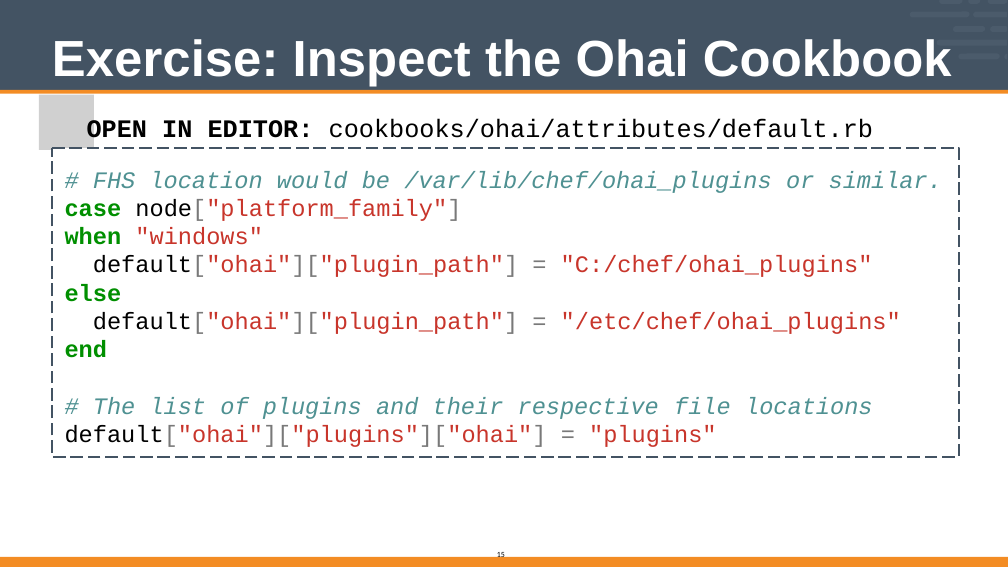
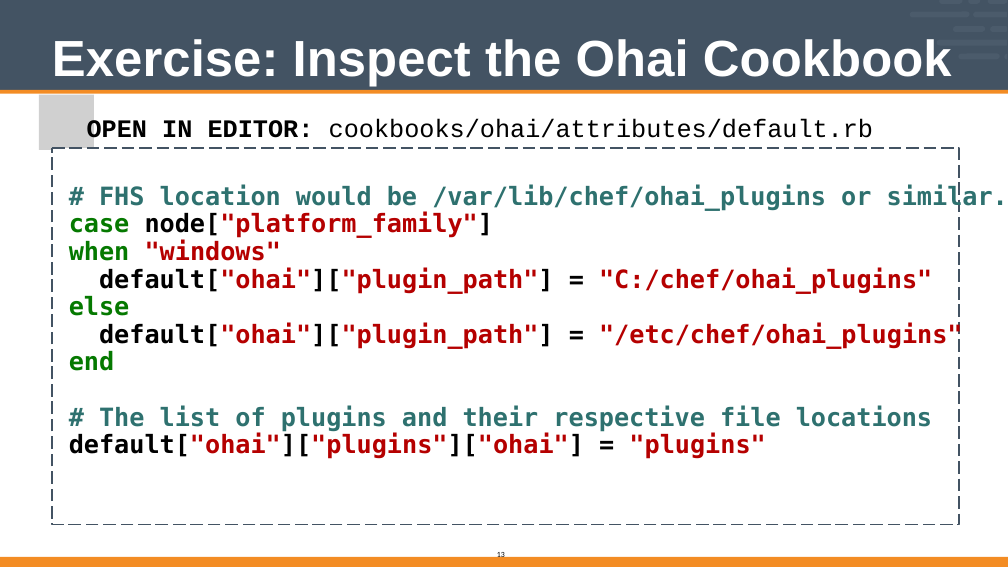
Before and after one commit to vinyar/chef-intermediate, a slide deck: slide 13 of Modules/06-Chef_Intermediate.pptx (slide 15 before the commit). Drawn at 1008x567 pixels with LibreOffice and Linux fonts; fonts in the diff are those of the drawing; grey boxes stand for pictures. Boxes give left, top, right and bottom in pixels: in the first picture for what was removed or moved away, otherwise in the second. Text is boxed around its words. In the diff, an @@ line names an element or a change of style, - is before the commit and + after.

```diff
--- a/Modules/06-Chef_Intermediate.pptx
+++ b/Modules/06-Chef_Intermediate.pptx
@@ freeform shape: place and size @@
-freeform shape at box(52, 148, 959, 456)
+freeform shape at box(52, 148, 959, 524)
@@ freeform shape added at box(57, 151, 953, 515), fill #FFFFFF, 32 pt, text #B50000, bold @@
+# FHS location would be /var/lib/chef/ohai_plugins or similar.
+case node["platform_family"]
+when "windows"
+default["ohai"]["plugin_path"] = "C:/chef/ohai_plugins"
+else
+default["ohai"]["plugin_path"] = "/etc/chef/ohai_plugins"
+end
+# The list of plugins and their respective file locations
+default["ohai"]["plugins"]["ohai"] = "plugins"
@@ text at box(93, 171, 942, 193): paragraph removed @@
-# FHS location would be /var/lib/chef/ohai_plugins or similar.
@@ text removed at box(65, 203, 122, 245) @@
-case when
@@ text removed at box(135, 199, 461, 245) @@
-node["platform_family"] "windows"
@@ text removed at box(65, 255, 518, 358) @@
-default["ohai"]["plugin_path"]
-else
-default["ohai"]["plugin_path"]
-end
@@ text removed at box(561, 255, 873, 277) @@
-= "C:/chef/ohai_plugins"
@@ text removed at box(561, 312, 901, 334) @@
-= "/etc/chef/ohai_plugins"
@@ text removed at box(93, 397, 659, 419) @@
-# The list of plugins and their respective
@@ text removed at box(674, 397, 731, 414) @@
-file
@@ text removed at box(745, 397, 873, 414) @@
-locations
@@ text removed at box(65, 425, 717, 447) @@
-default["ohai"]["plugins"]["ohai"] = "plugins"
```
Also in this commit, not shown: 36 other slides changed, 11 slides removed.
